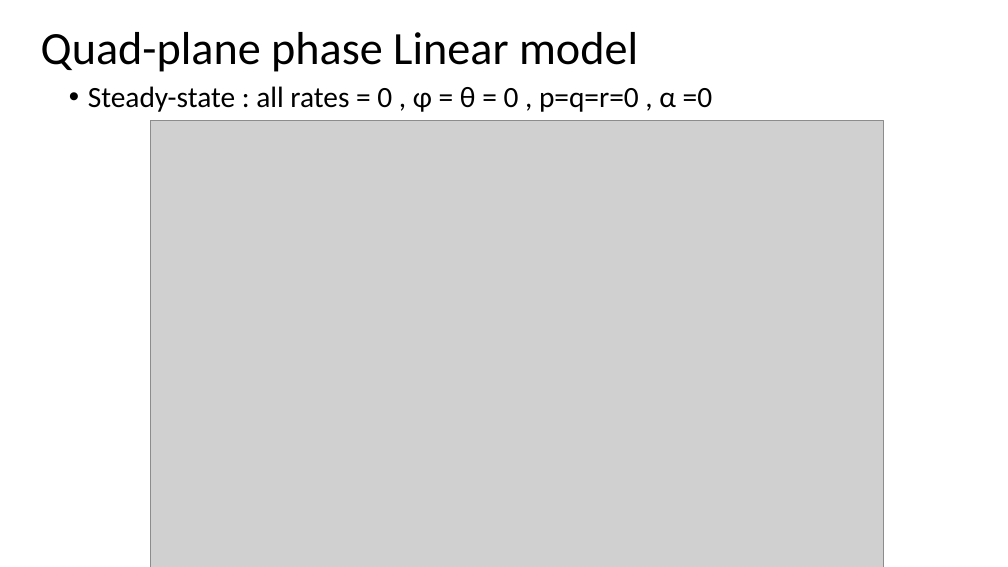
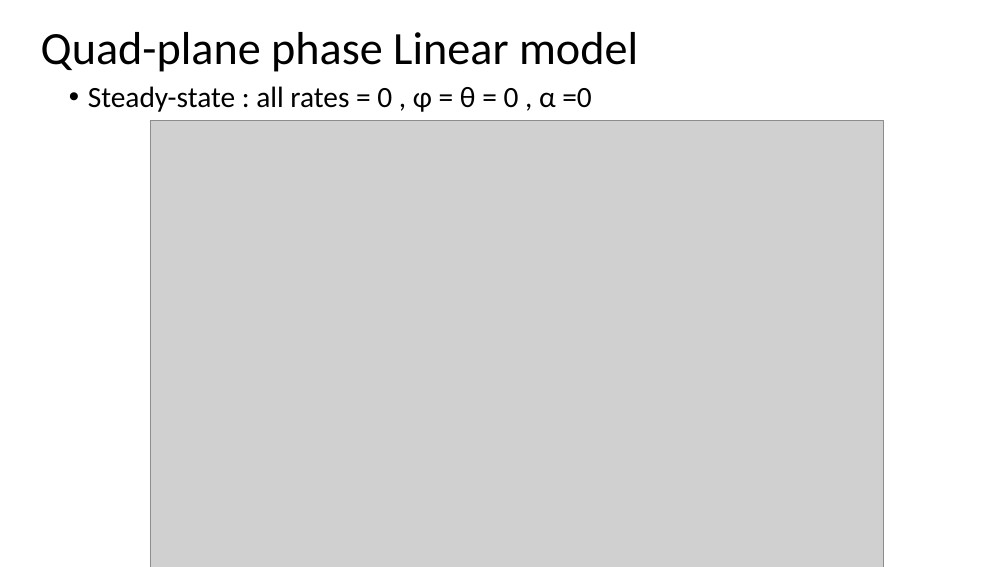
Before and after one commit to mohamedkhattab2019/graduation-project, a slide deck: slide 3 of presentation/shady.pptx. Drawn at 1008x567 pixels with LibreOffice and Linux fonts; fonts in the diff are those of the drawing; grey boxes stand for pictures. Boxes give left, top, right and bottom in pixels: in the first picture for what was removed or moved away, otherwise in the second. Text is boxed around its words. In the diff, an @@ line names an element or a change of style, - is before the commit and + after.

```diff
--- a/presentation/shady.pptx
+++ b/presentation/shady.pptx
@@ text at (88, 86, 591, 112): text changed @@
-• Steady-state : all rates = 0 , φ = θ = 0 , p=q=r=0 , α =0
+• Steady-state : all rates = 0 , φ = θ = 0 , α =0
```
Also in this commit, not shown: 46 other files.
